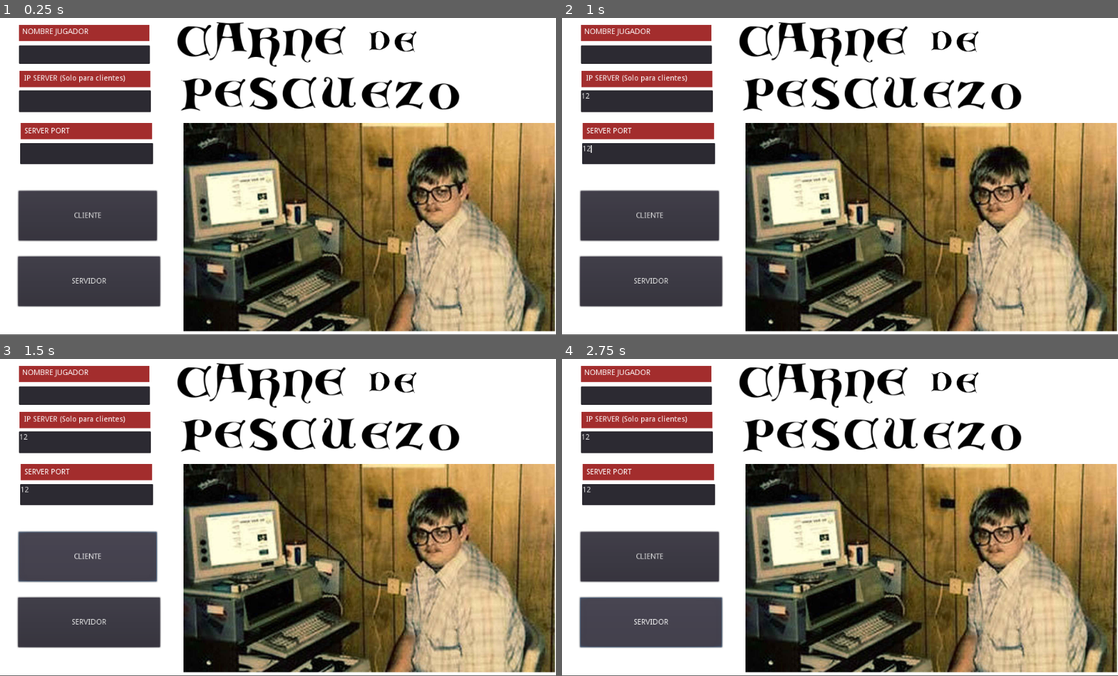
Above: before the commit, frames 1-4 (two rows, left to right).
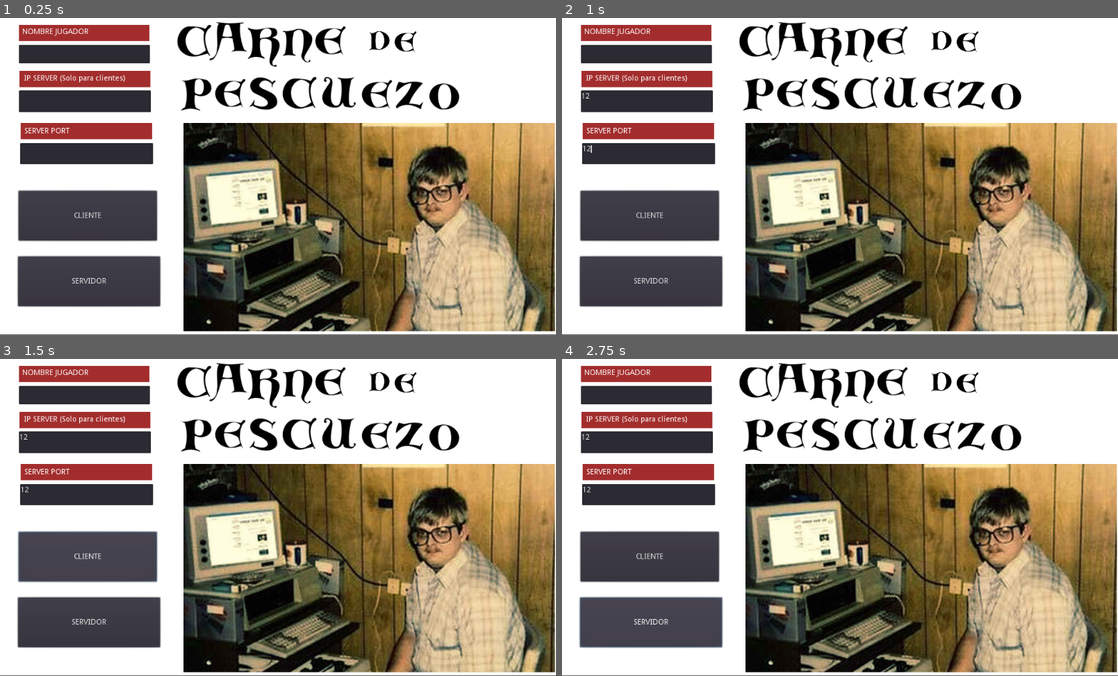
Above: after the commit, the same moments.

Repository: CycloPiStudio/juego_de_rol
Game: Godot game, scene res://menus/Menuprincipal.tscn
Two runs of this game, one before a commit and one after it. Both use one fixed random seed, a clock stepped at 60 frames per second and the inputs below.
Inputs (mouse positions are in pixels of both pictures, inside the frame that each line leads up to):
- Up to frame 1 (0.25 s): no input
- Up to frame 2 (1 s): click (645, 100) at 0.52 s; type "12" at 0.6 s; click (650, 154) at 0.75 s; type "12" at 0.83 s
- Up to frame 3 (1.5 s): click "CLIENTE" at 1.25 s
- Up to frame 4 (2.75 s): click "SERVIDOR" at 2 s

The runs differ from the first frame. In frame 1, 0.2% of the frame differs, in the area x 3-27%, y 8-15%; in frame 2, 0.2%; in frame 3, 0.2%; in frame 4, 0.2%.

Commit message:
Add files via upload

Diff:
--- /dev/null
+++ b/juego rol/GlobalServer.gd
@@ -0,0 +1,16 @@
+extends Node
+
+
+# Declare member variables here. Examples:
+# var a = 2
+# var b = "text"
+
+
+# Called when the node enters the scene tree for the first time.
+func _ready():
+	pass # Replace with function body.
+
+
+# Called every frame. 'delta' is the elapsed time since the previous frame.
+#func _process(delta):
+#	pass
--- /dev/null
+++ b/juego rol/globales/GlobalServer.gd
@@ -0,0 +1,24 @@
+extends Node
+var peer = NetworkedMultiplayerENet.new()
+onready var SERVER_IP = "1"
+onready var SERVER_PORT = 6969
+onready var MAX_PLAYERS = 3
+
+func create_server(SERVER_PORT):
+
+	peer.create_server(SERVER_PORT, MAX_PLAYERS)
+	get_tree().network_peer = peer
+	print("servidor iniciado")
+
+	peer.connect("peer_connected", self, "_Peer_Connected")
+	peer.connect("peer_disconnected", self, "_Peer_Disconnected")
+
+
+
+func create_client(SERVER_IP, SERVER_PORT):
+
+	peer.create_client(SERVER_IP, SERVER_PORT)
+	get_tree().network_peer = peer
+	peer.connect("connection_failed", self, "_OnConnectionFailed")
+	peer.connect("connection_succeeded", self, "_OnConnectionSucceeded")
+	peer.connect("server_disconnected" , self, "_OnServerDisconnected")
--- /dev/null
+++ b/juego rol/menus/Menuprincipal.gd
@@ -0,0 +1,16 @@
+extends Control
+
+
+# Declare member variables here. Examples:
+# var a = 2
+# var b = "text"
+
+
+# Called when the node enters the scene tree for the first time.
+func _ready():
+	pass # Replace with function body.
+
+
+# Called every frame. 'delta' is the elapsed time since the previous frame.
+#func _process(delta):
+#	pass
--- a/juego rol/menus/Menuprincipal.tscn
+++ b/juego rol/menus/Menuprincipal.tscn
@@ -1,9 +1,11 @@
-[gd_scene load_steps=3 format=2]
+[gd_scene load_steps=4 format=2]
 
 [ext_resource path="res://menus/imagenes/portada1.jpg" type="Texture" id=1]
 [ext_resource path="res://menus/letras/titulo.tscn" type="PackedScene" id=2]
+[ext_resource path="res://menus/Menuprincipal.gd" type="Script" id=3]
 
 [node name="Menuprincipal" type="Control"]
+script = ExtResource( 3 )
 __meta__ = {
 "_edit_use_anchors_": false
 }
@@ -31,11 +33,11 @@
 "_edit_use_anchors_": false
 }
 
-[node name="TextEditNOMBRE" type="TextEdit" parent="ColorRect5"]
-margin_left = 32.0818
-margin_top = 58.5959
-margin_right = 273.082
-margin_bottom = 92.5959
+[node name="TextEditNOMBRE" type="TextEdit" parent="."]
+margin_left = 35.0
+margin_top = 65.2973
+margin_right = 276.0
+margin_bottom = 99.2973
 __meta__ = {
 "_edit_use_anchors_": false
 }
